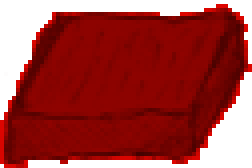
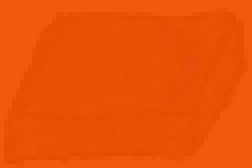
The second 252px x 168px image is a revision of the first. Changes to its layers:
"Layer": opacity 100% → 95%, blend normal → addition, moved it above "Layer #3", painted on it over [0, 0, 252, 168]
added layer "Layer #3" above "Layer #2" over [152, 20, 204, 108]
added layer "Pasted Layer copy" (color burn) above "Pasted Layer" over [0, 4, 248, 168]
"Pasted Layer": opacity 76% → 100% over [0, 4, 248, 168]
